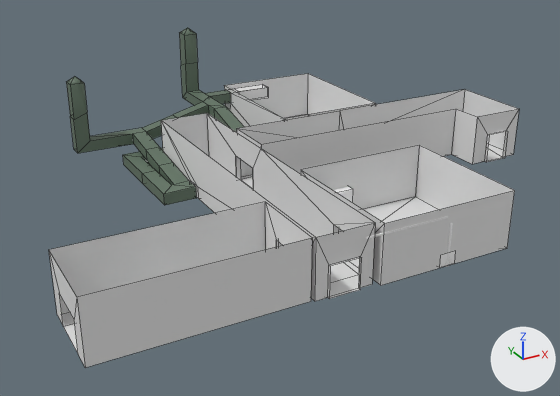
Renders of the FBX model Assets/Models/Level Box/LevelBox.fbx from each side of a commit.
Camera for both pictures: a 50 mm lens placed at (-40.9, -81.1, 37.2), pointed at (2.9, -1.5, -2.6). Every picture has the same lights, and +X, +Y and +Z are marked at lower right. Mesh edges are drawn as thin lines on the coarser meshes. Where no turn or scale is listed for an object, it has been applied to the vertices. Vertices at the same position are counted once.

Objects in the first picture: 'Koridor2', 'Koridor_1', 'Labaratory_2', 'RoomStart', 'SecretLab', 'Ventilation'.
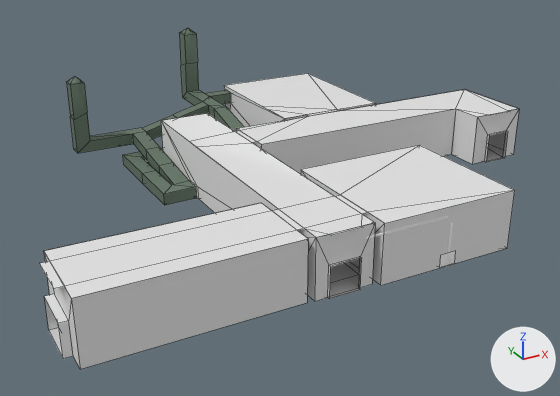
Boxes (x1, y1, x2, y2) around the edits, measured in the pictures (560 x 396 px):
'SecretLab', reshaped, moved: before (49, 202, 312, 368); after (44, 239, 308, 369)
'Koridor2', reshaped: before (161, 113, 375, 301); after (161, 121, 375, 301)
'SecretLab.001', added: after (40, 203, 308, 298)
'Labaratory_2.001', added: after (301, 145, 514, 223)
'Koridor2.002', added: after (161, 113, 375, 237)
'Koridor_1.001', added: after (235, 89, 518, 144)
'RoomStart.001', added: after (225, 73, 374, 118)
'Koridor2.001', added: after (195, 186, 360, 299)
part 1 of me_mesh_005, added: after (44, 294, 73, 359)
part 2 of me_mesh_003, cut back: before (191, 182, 360, 299); after (190, 181, 198, 199)
'RoomStart', unchanged, covered by the edit: before (224, 73, 376, 127); after (224, 85, 376, 127)

Patch to the scene script:
```diff
--- a/Assets/Models/Level Box/LevelBox.fbx.py
+++ b/Assets/Models/Level Box/LevelBox.fbx.py
@@ me_mesh_003 @@
-me_mesh_003.from_pydata(...)  # 43 vertices, 38 faces; spans x -7.0..0.7, y -26.2..14.3, z -2.1..4.8
+me_mesh_003.from_pydata(...)  # 47 vertices, 32 faces; spans x -7.4..0.7, y -26.2..14.3, z -2.1..4.8
+# me_mesh_003 part 2
+# 10 faces are deleted
+# 4 vertices in x -7.0, y -23.7..-18.7, z -2.1..1.4 move by (-0.4, 0.0, 0.0)
+# 4 vertices are added at (-6.9, 2.4, -0.5), (-6.9, 2.4, -2.1), (-6.9, 4.6, -0.5), (-6.9, 4.6, -2.1)
+# 1 new face joins them, mat_koridor2floor (white #e7e7e7)
+# 3 new faces join them, mat_koridor2wall (white #e7e7e7)
 me_mesh_003.materials.append(mat_koridor2floor)
@@ me_mesh_005 @@
 me_mesh_005.from_pydata(...)  # 16 vertices, 11 faces; spans x -29.1..-7.0, y -25.7..-16.4, z -2.1..4.8
 # verts and faces of me_mesh_005; kept vertices keep their numbers, new ones are numbered from 16
+# me_mesh_005 part 1
+for new, old in zip([*range(16, 20)], [9, 11, 12, 13]): verts[new] = verts[old] + (-0.9, 0.0, 0.0)
+faces += [(11, 17, 18, 12), (12, 18, 19, 13), (9, 13, 19, 16)]  # mat_strangeroomwall (white #e7e7e7)
+faces += [(9, 16, 17, 11)]  # mat_strangeroomfloor (white #e7e7e7)
 me_mesh_005.materials.append(mat_strangeroomfloor)
@@ me_mesh_040 @@
+me_mesh_040.from_pydata([(-29.1, -25.7, 3.1), (-29.1, -16.4, 3.1), (-7.0, -16.4, 3.1), (-7.0, -25.7, 3.1), (-7.0, -18.7, 3.1), (-29.1, -18.6, 3.1), (-7.0, -23.7, 3.1), (-29.1, -23.6, 3.1), (-30.0, -18.6, 3.1), (-30.0, -23.6, 3.1)], [], [(0, 7, 6, 3), (5, 1, 2, 4), (7, 5, 4, 6), (7, 9, 8, 5)])
+me_mesh_040.materials.append(mat_strangeroompotolok)  # white #e7e7e7
@@ me_mesh_043 @@
+me_mesh_043.from_pydata([(8.3, 26.1, -2.1), (23.3, 26.1, -2.1), (8.3, 6.9, -2.1), (23.3, 6.9, -2.1), (16.7, 6.9, -2.1), (11.7, 6.9, -2.1), (8.3, 13.5, -2.1), (8.3, 11.6, -2.1), (16.7, 6.3, -2.1), (11.7, 6.3, -2.1)], [], [(4, 6, 0, 1), (9, 5, 4, 8), (5, 2, 7), (3, 4, 1), (4, 5, 7, 6)])
+me_mesh_043.materials.append(mat_laboratory38floor)  # white #e7e7e7
@@ me_mesh_041 @@
+me_mesh_041.from_pydata([(17.7, -10.3, -2.1), (0.7, -10.3, -2.1), (0.7, -26.5, -2.1), (17.7, -26.5, -2.1), (0.7, -23.6, -2.1), (0.7, -18.6, -2.1)], [], [(3, 4, 5, 0), (1, 0, 5), (3, 2, 4)])
+me_mesh_041.materials.append(mat_laboratory40potolok)  # white #e7e7e7
@@ ob_secretlab @@
 ob_secretlab = bpy.data.objects.new('SecretLab', me_mesh_005)
-ob_secretlab.location = (0.0, 0.0, 0.0)
+ob_secretlab.location = (-0.43, 0.0, 0.0)
@@ ob_koridor2_001 @@
+ob_koridor2_001 = bpy.data.objects.new('Koridor2.001', me_mesh_038)  # 20 vertices, 10 faces; spans x -7.4..0.7, y -26.2..14.3, z -2.1; in mat_koridor2floor (white #e7e7e7)
+ob_koridor2_001.location = (0.0, 0.0, 0.0)
@@ ob_koridor2_002 @@
+ob_koridor2_002 = bpy.data.objects.new('Koridor2.002', me_mesh_039)  # 20 vertices, 10 faces; spans x -4.1..4.1, y -12.0..28.4, z 0.0; in mat_koridor2potolok (white #e7e7e7)
+ob_koridor2_002.location = (-3.33, -14.19, 4.75)
@@ ob_koridor_1_001 @@
+ob_koridor_1_001 = bpy.data.objects.new('Koridor_1.001', me_mesh_042)  # 16 vertices, 9 faces; spans x 0.0..39.4, y -5.4..6.3, z 0.3; in mat_koridor1porolok (white #e7e7e7)
+ob_koridor_1_001.location = (0.0, 0.0, 4.48)
@@ ob_secretlab_001 @@
+ob_secretlab_001 = bpy.data.objects.new('SecretLab.001', me_mesh_040)
+ob_secretlab_001.location = (-0.43, 0.0, 1.63)
@@ ob_roomstart_001 @@
+ob_roomstart_001 = bpy.data.objects.new('RoomStart.001', me_mesh_043)
+ob_roomstart_001.location = (0.0, 0.0, 6.9)
@@ ob_labaratory_2_001 @@
+ob_labaratory_2_001 = bpy.data.objects.new('Labaratory_2.001', me_mesh_041)
+ob_labaratory_2_001.location = (0.0, 0.0, 6.9)
```
